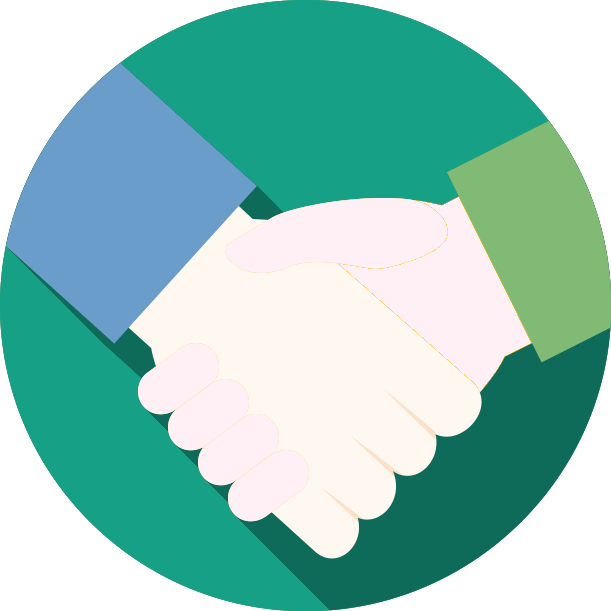
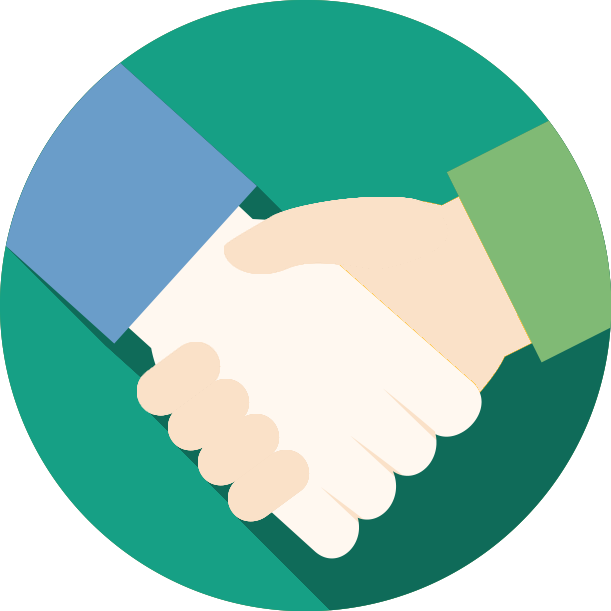
Comparing the layer stacks of the two 611x611 images. Changes:
painted on "Thumb" over (138, 198, 448, 415)
painted on "Index" over (138, 343, 310, 522)
hid "Middle" over (168, 379, 250, 451)
hid "Ring" over (198, 414, 280, 486)
hid "Little" over (228, 450, 310, 522)
painted on "Hands" over (138, 197, 531, 415)
